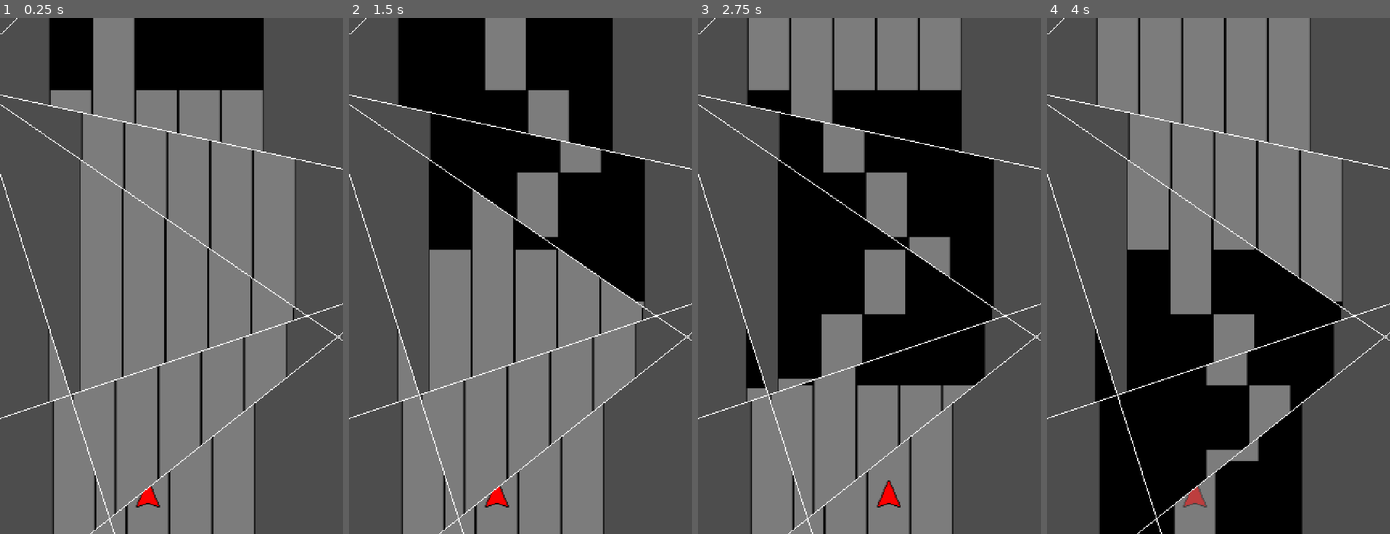
Above: before the commit, frames 1-4 (left to right).
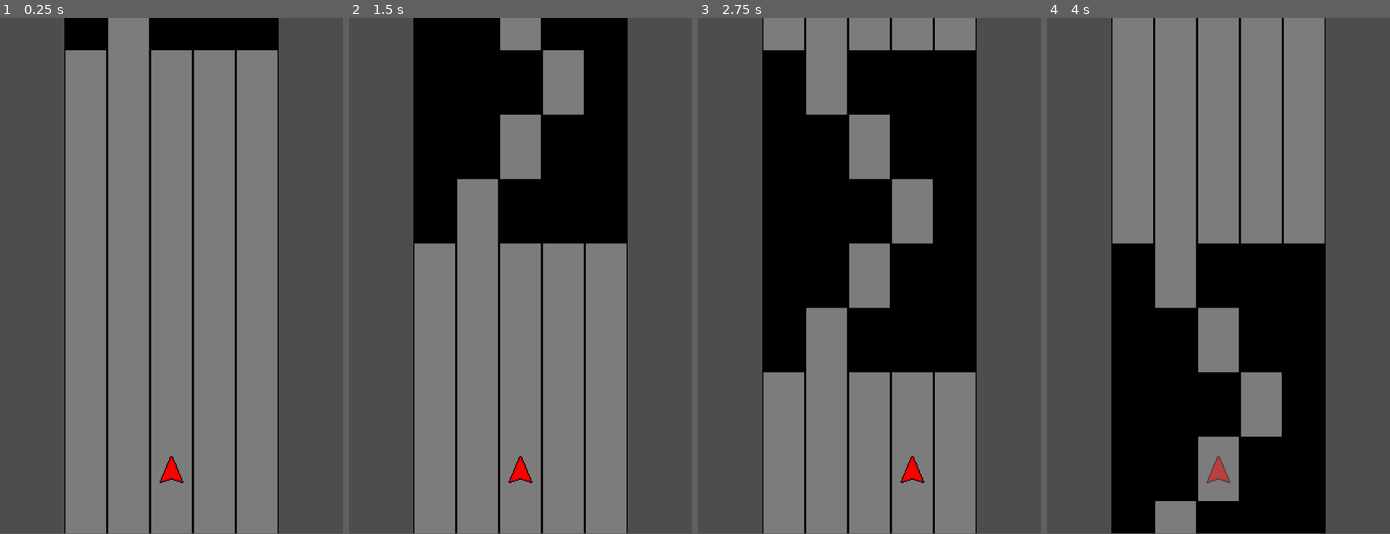
Above: after the commit, the same moments.

Repository: PizzaLovers007/Acerola-Jam-0
Game: Godot game, scene res://Scenes/Game.tscn
Two runs of this game, one before a commit and one after it. Both use one fixed random seed, a clock stepped at 60 frames per second and the inputs below. Sound files missing from this copy of the repository are replaced by a short silence.
Inputs:
- Up to frame 1 (0.25 s): no input
- Up to frame 2 (1.5 s): hold Right (ui_right) 0.53-1.28 s; tap Enter at 1.25 s; hold Left (ui_left) from 1.28 s (still down)
- Up to frame 3 (2.75 s): release Left (ui_left) at 2.03 s; hold Right (ui_right) from 2.03 s (still down)
- Up to frame 4 (4 s): tap Space at 2.75 s; release Right (ui_right) at 3.53 s; hold Left (ui_left) from 3.53 s (still down)
In our replay, the window is 533x800 before the commit and 533x799 after it. These sizes can differ from the game's own. Grey fills any space a smaller window leaves; there, only what the larger window draws over its background counts as a difference.

The runs differ from the first frame. In frame 1, 20% of the frame differs, in the area x 0-100%, y 0-100%; in frame 2, 23%; in frame 3, 25%; in frame 4, 20%.

Commit message:
Do manual 2x scaling

Diff:
--- a/Scenes/Game.tscn
+++ b/Scenes/Game.tscn
@@ -51,25 +51,26 @@
 [node name="Background" type="Node2D" parent="."]
 
 [node name="Column1" parent="Background" instance=ExtResource("2_sbt38")]
-position = Vector2(80, 480)
+position = Vector2(160, 960)
 
 [node name="Column2" parent="Background" instance=ExtResource("2_sbt38")]
-position = Vector2(120, 480)
+position = Vector2(240, 960)
 
 [node name="Column3" parent="Background" instance=ExtResource("2_sbt38")]
-position = Vector2(160, 480)
+position = Vector2(320, 960)
 
 [node name="Column4" parent="Background" instance=ExtResource("2_sbt38")]
-position = Vector2(200, 480)
+position = Vector2(400, 960)
 
 [node name="Column5" parent="Background" instance=ExtResource("2_sbt38")]
-position = Vector2(240, 480)
+position = Vector2(480, 960)
 
 [node name="ObstacleSpawner" type="Node" parent="."]
 script = ExtResource("6_d1o53")
 
 [node name="Player" parent="." instance=ExtResource("3_22ywp")]
 z_index = 1
+position = Vector2(320, 840)
 
 [node name="PostProcessing" type="Node" parent="."]
 script = ExtResource("10_geo82")
@@ -99,6 +100,7 @@
 grow_vertical = 2
 
 [node name="Skew" type="CanvasLayer" parent="PostProcessing"]
+visible = false
 
 [node name="ColorRect" type="ColorRect" parent="PostProcessing/Skew"]
 material = SubResource("ShaderMaterial_nswmx")
--- a/Scenes/Objects/Column.tscn
+++ b/Scenes/Objects/Column.tscn
@@ -5,6 +5,6 @@
 [node name="Column" type="Node2D"]
 
 [node name="Sprite2D" type="Sprite2D" parent="."]
-position = Vector2(0, -303)
-scale = Vector2(1, 6.06)
+position = Vector2(0, -606)
+scale = Vector2(2, 12.12)
 texture = ExtResource("1_d36e0")
--- a/Scenes/Objects/Obstacle.tscn
+++ b/Scenes/Objects/Obstacle.tscn
@@ -4,12 +4,13 @@
 [ext_resource type="Texture2D" uid="uid://cc3hme0ek1ptk" path="res://Sprites/obstacle.png" id="1_wer6g"]
 
 [sub_resource type="RectangleShape2D" id="RectangleShape2D_6h7ue"]
-size = Vector2(40, 60)
+size = Vector2(80, 120)
 
 [node name="Obstacle" type="Area2D" groups=["obstacle"]]
 script = ExtResource("1_0jqc0")
 
 [node name="Sprite2D" type="Sprite2D" parent="."]
+scale = Vector2(2, 2)
 texture = ExtResource("1_wer6g")
 
 [node name="CollisionShape2D" type="CollisionShape2D" parent="."]
--- a/Scenes/Objects/Player.tscn
+++ b/Scenes/Objects/Player.tscn
@@ -6,19 +6,19 @@
 [ext_resource type="Script" path="res://Scripts/Player/PlayerControl.gd" id="4_rcthe"]
 
 [sub_resource type="RectangleShape2D" id="RectangleShape2D_s84js"]
-size = Vector2(22, 25)
+size = Vector2(44, 50)
 
 [node name="Player" type="Node2D" groups=["player"]]
-position = Vector2(160, 450)
 script = ExtResource("3_khl6i")
 
 [node name="Sprite" type="Sprite2D" parent="."]
+scale = Vector2(2, 2)
 texture = ExtResource("1_uvvdc")
 
 [node name="Area2D" type="Area2D" parent="."]
 
 [node name="CollisionShape2D" type="CollisionShape2D" parent="Area2D"]
-position = Vector2(0, 0.5)
+position = Vector2(0, 1)
 shape = SubResource("RectangleShape2D_s84js")
 
 [node name="PlayerControl" type="Node" parent="."]
--- a/Scripts/Attacks/Obstacle.gd
+++ b/Scripts/Attacks/Obstacle.gd
@@ -9,7 +9,7 @@
 
 # Called every frame. 'delta' is the elapsed time since the previous frame.
 func _process(delta: float) -> void:
-	if transform.origin.y > 600:
+	if transform.origin.y > Constants.SCREEN_HEIGHT * 1.5:
 		queue_free()
 
 
--- a/Scripts/Attacks/ObstacleSpawner.gd
+++ b/Scripts/Attacks/ObstacleSpawner.gd
@@ -1,7 +1,7 @@
 class_name ObstacleSpawner
 extends Node
 
-const Y_SPAWN: float = -30
+const Y_SPAWN: float = -Constants.OBSTACLE_HEIGHT
 
 @export var spawning: bool = false
 @onready var conductor: Conductor = get_tree().get_first_node_in_group("conductor")
@@ -19,7 +19,7 @@
 func _spawn_obstacle(column: int, y_offset: int) -> void:
 	var obstacle: Obstacle = _obstacle_scene.instantiate()
 	obstacle.transform.origin.y = Y_SPAWN - y_offset * Constants.OBSTACLE_HEIGHT
-	obstacle.transform.origin.x = 160 + column * Constants.COLUMN_WIDTH
+	obstacle.transform.origin.x = Constants.MIDDLE_X + column * Constants.COLUMN_WIDTH
 	add_child(obstacle)
 
 
--- a/Scripts/Core/Constants.gd
+++ b/Scripts/Core/Constants.gd
@@ -1,8 +1,14 @@
 class_name Constants
 
-const COLUMN_WIDTH: int = 40
+const SCREEN_WIDTH: float = 640
+const SCREEN_HEIGHT: float = 960
 
-const OBSTACLE_HEIGHT: int = 60
+const MIDDLE_X: float = 640 / 2
+const MIDDLE_Y: float = 960 / 2
+
+const COLUMN_WIDTH: int = 80
+
+const OBSTACLE_HEIGHT: int = 120
 
 const PATTERNS: Array = [
 	[
--- a/Scripts/Player/PlayerState.gd
+++ b/Scripts/Player/PlayerState.gd
@@ -8,7 +8,7 @@
 	set(value):
 		if value >= -2 and value <= 2:
 			column = value
-			transform.origin.x = 160 + value * Constants.COLUMN_WIDTH
+			transform.origin.x = Constants.MIDDLE_X + value * Constants.COLUMN_WIDTH
 
 @export var is_controllable: bool = true
 @export var invuln_time: float = 0:
--- a/project.godot
+++ b/project.godot
@@ -17,10 +17,8 @@
 
 [display]
 
-window/size/viewport_width=320
-window/size/viewport_height=480
-window/size/window_width_override=640
-window/size/window_height_override=960
+window/size/viewport_width=640
+window/size/viewport_height=960
 window/stretch/mode="viewport"
 window/vsync/vsync_mode=2
 
